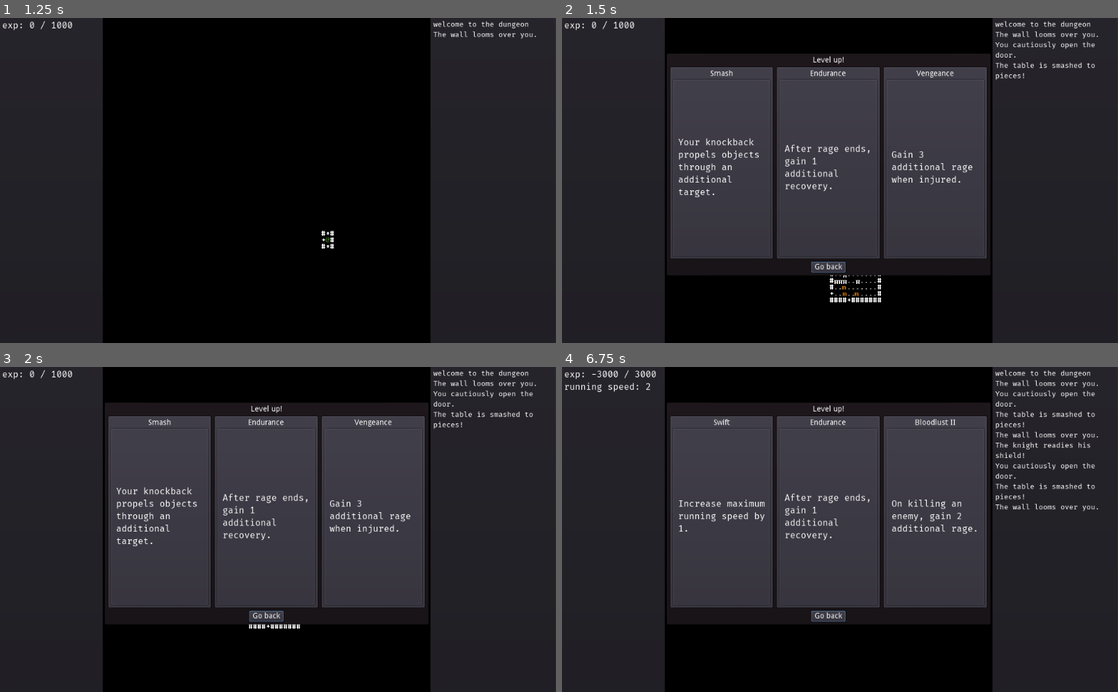
Above: before the commit, frames 1-4 (two rows, left to right).
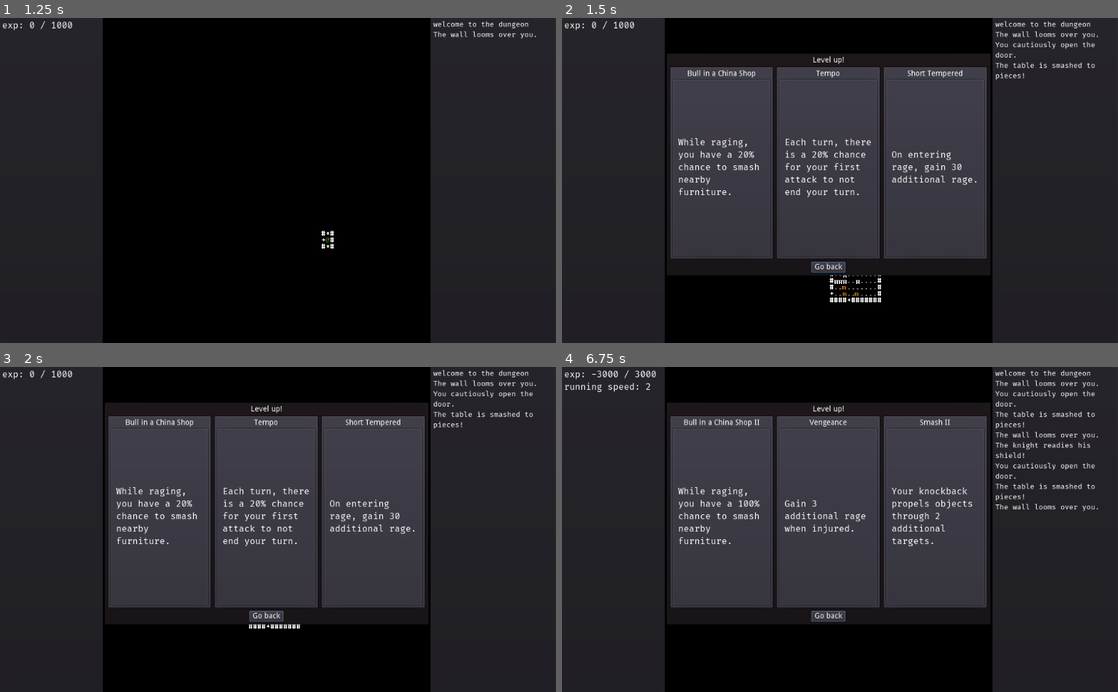
Above: after the commit, the same moments.

Repository: redxaxder/7DRL2022
Game: Godot game, scene res://scenes/root.tscn
Two runs of this game, one before a commit and one after it. Both use one fixed random seed, a clock stepped at 60 frames per second and the inputs below.
Inputs (mouse positions are in pixels of both pictures, inside the frame that each line leads up to):
- Up to frame 1 (1.25 s): tap Space (action) at 0.5 s; hold Right (right) from 0.53 s (still down); hold Space (action) from 0.53 s (still down)
- Up to frame 2 (1.5 s): release Right (right) at 1.28 s; release Space (action) at 1.28 s; hold Down (down) from 1.28 s (still down); tap Enter (level_up) at 1.35 s
- Up to frame 3 (2 s): keep holding Down (down)
- Up to frame 4 (6.75 s): release Down (down) at 2 s; click (723, 516) at 2 s, where only the run after the commit has a clickable "While raging, you have a 20% …"; hold Right (right) 2.78-3.53 s; hold . (pass) 2.78-3.53 s; tap Space (action) at 3.5, 3.6, 5 s; hold Up (up) 3.53-4.28 s; tap Enter (level_up) at 4.25, 6.6 s; hold Enter (level_up) 4.28-5.03 s; hold Left (left) 4.28-5.78 s; tap . (pass) at 5.1 s; hold Down (down) 5.78-6.53 s; hold Space (action) 5.78-6.53 s; hold Right (right) from 6.53 s (still down)

Frame 1 is identical in both runs. In frame 2, 2.1% of the frame differs, in the area x 20-75%, y 16-56%; in frame 3, 2.1%; in frame 4, 1.8%.

Commit message:
overrun

Diff:
--- a/lib/perk.gd
+++ b/lib/perk.gd
@@ -6,7 +6,7 @@
 var perk_type: int
 var description: String
 
-enum PERK_TYPE{ SHORT_TEMPERED, BLOODLUST, VENGEANCE, ENDURANCE, POWER_ATTACK, SECOND_WIND, TEMPO, SWIFT, CHINA }
+enum PERK_TYPE{ SHORT_TEMPERED, BLOODLUST, VENGEANCE, ENDURANCE, POWER_ATTACK, SECOND_WIND, TEMPO, SWIFT, CHINA, OVERRUN }
 
 func evolve_perk() -> bool:
 	return false
--- /dev/null
+++ b/lib/perks/overrun.gd
@@ -0,0 +1,14 @@
+extends Perk
+
+var bonus: int
+
+func _init():
+	perk_type = PERK_TYPE.OVERRUN
+	config()
+
+func evolve_perk() -> bool:
+	return false
+
+func config():
+	title = "Overrun"
+	description = "Break into a run after attacking."
--- a/project.godot
+++ b/project.godot
@@ -165,84 +165,84 @@
 
 ui_select={
 "deadzone": 0.5,
-"events": [ Object(InputEventKey,"resource_local_to_scene":false,"resource_name":"","device":0,"alt":false,"shift":false,"control":false,"meta":false,"command":false,"pressed":false,"scancode":32,"physical_scancode":0,"unicode":0,"echo":false,"script":null)
+"events": [ Object(InputEventKey,"resource_local_to_scene":false,"resource_name":"","device":0,"alt":false,"shift":false,"control":false,"meta":false,"command":false,"pressed":false,"scancode":32,"unicode":0,"echo":false,"script":null)
 , Object(InputEventJoypadButton,"resource_local_to_scene":false,"resource_name":"","device":0,"button_index":3,"pressure":0.0,"pressed":false,"script":null)
-, Object(InputEventKey,"resource_local_to_scene":false,"resource_name":"","device":0,"alt":false,"shift":false,"control":false,"meta":false,"command":false,"pressed":false,"scancode":16777221,"physical_scancode":0,"unicode":0,"echo":false,"script":null)
+, Object(InputEventKey,"resource_local_to_scene":false,"resource_name":"","device":0,"alt":false,"shift":false,"control":false,"meta":false,"command":false,"pressed":false,"scancode":16777221,"unicode":0,"echo":false,"script":null)
  ]
 }
 ui_left={
 "deadzone": 0.5,
-"events": [ Object(InputEventKey,"resource_local_to_scene":false,"resource_name":"","device":0,"alt":false,"shift":false,"control":false,"meta":false,"command":false,"pressed":false,"scancode":16777231,"physical_scancode":0,"unicode":0,"echo":false,"script":null)
+"events": [ Object(InputEventKey,"resource_local_to_scene":false,"resource_name":"","device":0,"alt":false,"shift":false,"control":false,"meta":false,"command":false,"pressed":false,"scancode":16777231,"unicode":0,"echo":false,"script":null)
 , Object(InputEventJoypadButton,"resource_local_to_scene":false,"resource_name":"","device":0,"button_index":14,"pressure":0.0,"pressed":false,"script":null)
-, Object(InputEventKey,"resource_local_to_scene":false,"resource_name":"","device":0,"alt":false,"shift":false,"control":false,"meta":false,"command":false,"pressed":false,"scancode":65,"physical_scancode":0,"unicode":0,"echo":false,"script":null)
-, Object(InputEventKey,"resource_local_to_scene":false,"resource_name":"","device":0,"alt":false,"shift":false,"control":false,"meta":false,"command":false,"pressed":false,"scancode":72,"physical_scancode":0,"unicode":0,"echo":false,"script":null)
+, Object(InputEventKey,"resource_local_to_scene":false,"resource_name":"","device":0,"alt":false,"shift":false,"control":false,"meta":false,"command":false,"pressed":false,"scancode":65,"unicode":0,"echo":false,"script":null)
+, Object(InputEventKey,"resource_local_to_scene":false,"resource_name":"","device":0,"alt":false,"shift":false,"control":false,"meta":false,"command":false,"pressed":false,"scancode":72,"unicode":0,"echo":false,"script":null)
  ]
 }
 ui_right={
 "deadzone": 0.5,
-"events": [ Object(InputEventKey,"resource_local_to_scene":false,"resource_name":"","device":0,"alt":false,"shift":false,"control":false,"meta":false,"command":false,"pressed":false,"scancode":16777233,"physical_scancode":0,"unicode":0,"echo":false,"script":null)
+"events": [ Object(InputEventKey,"resource_local_to_scene":false,"resource_name":"","device":0,"alt":false,"shift":false,"control":false,"meta":false,"command":false,"pressed":false,"scancode":16777233,"unicode":0,"echo":false,"script":null)
 , Object(InputEventJoypadButton,"resource_local_to_scene":false,"resource_name":"","device":0,"button_index":15,"pressure":0.0,"pressed":false,"script":null)
-, Object(InputEventKey,"resource_local_to_scene":false,"resource_name":"","device":0,"alt":false,"shift":false,"control":false,"meta":false,"command":false,"pressed":false,"scancode":68,"physical_scancode":0,"unicode":0,"echo":false,"script":null)
-, Object(InputEventKey,"resource_local_to_scene":false,"resource_name":"","device":0,"alt":false,"shift":false,"control":false,"meta":false,"command":false,"pressed":false,"scancode":76,"physical_scancode":0,"unicode":0,"echo":false,"script":null)
+, Object(InputEventKey,"resource_local_to_scene":false,"resource_name":"","device":0,"alt":false,"shift":false,"control":false,"meta":false,"command":false,"pressed":false,"scancode":68,"unicode":0,"echo":false,"script":null)
+, Object(InputEventKey,"resource_local_to_scene":false,"resource_name":"","device":0,"alt":false,"shift":false,"control":false,"meta":false,"command":false,"pressed":false,"scancode":76,"unicode":0,"echo":false,"script":null)
  ]
 }
 ui_up={
 "deadzone": 0.5,
-"events": [ Object(InputEventKey,"resource_local_to_scene":false,"resource_name":"","device":0,"alt":false,"shift":false,"control":false,"meta":false,"command":false,"pressed":false,"scancode":16777232,"physical_scancode":0,"unicode":0,"echo":false,"script":null)
+"events": [ Object(InputEventKey,"resource_local_to_scene":false,"resource_name":"","device":0,"alt":false,"shift":false,"control":false,"meta":false,"command":false,"pressed":false,"scancode":16777232,"unicode":0,"echo":false,"script":null)
 , Object(InputEventJoypadButton,"resource_local_to_scene":false,"resource_name":"","device":0,"button_index":12,"pressure":0.0,"pressed":false,"script":null)
-, Object(InputEventKey,"resource_local_to_scene":false,"resource_name":"","device":0,"alt":false,"shift":false,"control":false,"meta":false,"command":false,"pressed":false,"scancode":87,"physical_scancode":0,"unicode":0,"echo":false,"script":null)
-, Object(InputEventKey,"resource_local_to_scene":false,"resource_name":"","device":0,"alt":false,"shift":false,"control":false,"meta":false,"command":false,"pressed":false,"scancode":75,"physical_scancode":0,"unicode":0,"echo":false,"script":null)
+, Object(InputEventKey,"resource_local_to_scene":false,"resource_name":"","device":0,"alt":false,"shift":false,"control":false,"meta":false,"command":false,"pressed":false,"scancode":87,"unicode":0,"echo":false,"script":null)
+, Object(InputEventKey,"resource_local_to_scene":false,"resource_name":"","device":0,"alt":false,"shift":false,"control":false,"meta":false,"command":false,"pressed":false,"scancode":75,"unicode":0,"echo":false,"script":null)
  ]
 }
 ui_down={
 "deadzone": 0.5,
-"events": [ Object(InputEventKey,"resource_local_to_scene":false,"resource_name":"","device":0,"alt":false,"shift":false,"control":false,"meta":false,"command":false,"pressed":false,"scancode":16777234,"physical_scancode":0,"unicode":0,"echo":false,"script":null)
+"events": [ Object(InputEventKey,"resource_local_to_scene":false,"resource_name":"","device":0,"alt":false,"shift":false,"control":false,"meta":false,"command":false,"pressed":false,"scancode":16777234,"unicode":0,"echo":false,"script":null)
 , Object(InputEventJoypadButton,"resource_local_to_scene":false,"resource_name":"","device":0,"button_index":13,"pressure":0.0,"pressed":false,"script":null)
-, Object(InputEventKey,"resource_local_to_scene":false,"resource_name":"","device":0,"alt":false,"shift":false,"control":false,"meta":false,"command":false,"pressed":false,"scancode":83,"physical_scancode":0,"unicode":0,"echo":false,"script":null)
-, Object(InputEventKey,"resource_local_to_scene":false,"resource_name":"","device":0,"alt":false,"shift":false,"control":false,"meta":false,"command":false,"pressed":false,"scancode":74,"physical_scancode":0,"unicode":0,"echo":false,"script":null)
+, Object(InputEventKey,"resource_local_to_scene":false,"resource_name":"","device":0,"alt":false,"shift":false,"control":false,"meta":false,"command":false,"pressed":false,"scancode":83,"unicode":0,"echo":false,"script":null)
+, Object(InputEventKey,"resource_local_to_scene":false,"resource_name":"","device":0,"alt":false,"shift":false,"control":false,"meta":false,"command":false,"pressed":false,"scancode":74,"unicode":0,"echo":false,"script":null)
  ]
 }
 up={
 "deadzone": 0.5,
-"events": [ Object(InputEventKey,"resource_local_to_scene":false,"resource_name":"","device":0,"alt":false,"shift":false,"control":false,"meta":false,"command":false,"pressed":false,"scancode":16777232,"physical_scancode":0,"unicode":0,"echo":false,"script":null)
-, Object(InputEventKey,"resource_local_to_scene":false,"resource_name":"","device":0,"alt":false,"shift":false,"control":false,"meta":false,"command":false,"pressed":false,"scancode":75,"physical_scancode":0,"unicode":0,"echo":false,"script":null)
-, Object(InputEventKey,"resource_local_to_scene":false,"resource_name":"","device":0,"alt":false,"shift":false,"control":false,"meta":false,"command":false,"pressed":false,"scancode":87,"physical_scancode":0,"unicode":0,"echo":false,"script":null)
+"events": [ Object(InputEventKey,"resource_local_to_scene":false,"resource_name":"","device":0,"alt":false,"shift":false,"control":false,"meta":false,"command":false,"pressed":false,"scancode":16777232,"unicode":0,"echo":false,"script":null)
+, Object(InputEventKey,"resource_local_to_scene":false,"resource_name":"","device":0,"alt":false,"shift":false,"control":false,"meta":false,"command":false,"pressed":false,"scancode":75,"unicode":0,"echo":false,"script":null)
+, Object(InputEventKey,"resource_local_to_scene":false,"resource_name":"","device":0,"alt":false,"shift":false,"control":false,"meta":false,"command":false,"pressed":false,"scancode":87,"unicode":0,"echo":false,"script":null)
  ]
 }
 down={
 "deadzone": 0.5,
-"events": [ Object(InputEventKey,"resource_local_to_scene":false,"resource_name":"","device":0,"alt":false,"shift":false,"control":false,"meta":false,"command":false,"pressed":false,"scancode":16777234,"physical_scancode":0,"unicode":0,"echo":false,"script":null)
-, Object(InputEventKey,"resource_local_to_scene":false,"resource_name":"","device":0,"alt":false,"shift":false,"control":false,"meta":false,"command":false,"pressed":false,"scancode":74,"physical_scancode":0,"unicode":0,"echo":false,"script":null)
-, Object(InputEventKey,"resource_local_to_scene":false,"resource_name":"","device":0,"alt":false,"shift":false,"control":false,"meta":false,"command":false,"pressed":false,"scancode":83,"physical_scancode":0,"unicode":0,"echo":false,"script":null)
+"events": [ Object(InputEventKey,"resource_local_to_scene":false,"resource_name":"","device":0,"alt":false,"shift":false,"control":false,"meta":false,"command":false,"pressed":false,"scancode":16777234,"unicode":0,"echo":false,"script":null)
+, Object(InputEventKey,"resource_local_to_scene":false,"resource_name":"","device":0,"alt":false,"shift":false,"control":false,"meta":false,"command":false,"pressed":false,"scancode":74,"unicode":0,"echo":false,"script":null)
+, Object(InputEventKey,"resource_local_to_scene":false,"resource_name":"","device":0,"alt":false,"shift":false,"control":false,"meta":false,"command":false,"pressed":false,"scancode":83,"unicode":0,"echo":false,"script":null)
  ]
 }
 left={
 "deadzone": 0.5,
-"events": [ Object(InputEventKey,"resource_local_to_scene":false,"resource_name":"","device":0,"alt":false,"shift":false,"control":false,"meta":false,"command":false,"pressed":false,"scancode":16777231,"physical_scancode":0,"unicode":0,"echo":false,"script":null)
-, Object(InputEventKey,"resource_local_to_scene":false,"resource_name":"","device":0,"alt":false,"shift":false,"control":false,"meta":false,"command":false,"pressed":false,"scancode":72,"physical_scancode":0,"unicode":0,"echo":false,"script":null)
-, Object(InputEventKey,"resource_local_to_scene":false,"resource_name":"","device":0,"alt":false,"shift":false,"control":false,"meta":false,"command":false,"pressed":false,"scancode":65,"physical_scancode":0,"unicode":0,"echo":false,"script":null)
+"events": [ Object(InputEventKey,"resource_local_to_scene":false,"resource_name":"","device":0,"alt":false,"shift":false,"control":false,"meta":false,"command":false,"pressed":false,"scancode":16777231,"unicode":0,"echo":false,"script":null)
+, Object(InputEventKey,"resource_local_to_scene":false,"resource_name":"","device":0,"alt":false,"shift":false,"control":false,"meta":false,"command":false,"pressed":false,"scancode":72,"unicode":0,"echo":false,"script":null)
+, Object(InputEventKey,"resource_local_to_scene":false,"resource_name":"","device":0,"alt":false,"shift":false,"control":false,"meta":false,"command":false,"pressed":false,"scancode":65,"unicode":0,"echo":false,"script":null)
  ]
 }
 right={
 "deadzone": 0.5,
-"events": [ Object(InputEventKey,"resource_local_to_scene":false,"resource_name":"","device":0,"alt":false,"shift":false,"control":false,"meta":false,"command":false,"pressed":false,"scancode":16777233,"physical_scancode":0,"unicode":0,"echo":false,"script":null)
-, Object(InputEventKey,"resource_local_to_scene":false,"resource_name":"","device":0,"alt":false,"shift":false,"control":false,"meta":false,"command":false,"pressed":false,"scancode":76,"physical_scancode":0,"unicode":0,"echo":false,"script":null)
-, Object(InputEventKey,"resource_local_to_scene":false,"resource_name":"","device":0,"alt":false,"shift":false,"control":false,"meta":false,"command":false,"pressed":false,"scancode":68,"physical_scancode":0,"unicode":0,"echo":false,"script":null)
+"events": [ Object(InputEventKey,"resource_local_to_scene":false,"resource_name":"","device":0,"alt":false,"shift":false,"control":false,"meta":false,"command":false,"pressed":false,"scancode":16777233,"unicode":0,"echo":false,"script":null)
+, Object(InputEventKey,"resource_local_to_scene":false,"resource_name":"","device":0,"alt":false,"shift":false,"control":false,"meta":false,"command":false,"pressed":false,"scancode":76,"unicode":0,"echo":false,"script":null)
+, Object(InputEventKey,"resource_local_to_scene":false,"resource_name":"","device":0,"alt":false,"shift":false,"control":false,"meta":false,"command":false,"pressed":false,"scancode":68,"unicode":0,"echo":false,"script":null)
  ]
 }
 pass={
 "deadzone": 0.5,
-"events": [ Object(InputEventKey,"resource_local_to_scene":false,"resource_name":"","device":0,"alt":false,"shift":false,"control":false,"meta":false,"command":false,"pressed":false,"scancode":46,"physical_scancode":0,"unicode":0,"echo":false,"script":null)
+"events": [ Object(InputEventKey,"resource_local_to_scene":false,"resource_name":"","device":0,"alt":false,"shift":false,"control":false,"meta":false,"command":false,"pressed":false,"scancode":46,"unicode":0,"echo":false,"script":null)
  ]
 }
 action={
 "deadzone": 0.5,
-"events": [ Object(InputEventKey,"resource_local_to_scene":false,"resource_name":"","device":0,"alt":false,"shift":false,"control":false,"meta":false,"command":false,"pressed":false,"scancode":32,"physical_scancode":0,"unicode":0,"echo":false,"script":null)
+"events": [ Object(InputEventKey,"resource_local_to_scene":false,"resource_name":"","device":0,"alt":false,"shift":false,"control":false,"meta":false,"command":false,"pressed":false,"scancode":32,"unicode":0,"echo":false,"script":null)
  ]
 }
 level_up={
 "deadzone": 0.5,
-"events": [ Object(InputEventKey,"resource_local_to_scene":false,"resource_name":"","device":0,"alt":false,"shift":false,"control":false,"meta":false,"command":false,"pressed":false,"scancode":16777221,"physical_scancode":0,"unicode":0,"echo":false,"script":null)
+"events": [ Object(InputEventKey,"resource_local_to_scene":false,"resource_name":"","device":0,"alt":false,"shift":false,"control":false,"meta":false,"command":false,"pressed":false,"scancode":16777221,"unicode":0,"echo":false,"script":null)
  ]
 }
 
--- a/scenes/level_up_modal.gd
+++ b/scenes/level_up_modal.gd
@@ -13,6 +13,7 @@
 	preload("res://lib/perks/tempo.gd").new(),
 	preload("res://lib/perks/swift.gd").new(),
 	preload("res://lib/perks/chinabull.gd").new(),
+	preload("res://lib/perks/overrun.gd").new(),
 	]
 
 func _ready():
--- a/scenes/run.gd
+++ b/scenes/run.gd
@@ -96,11 +96,13 @@
 			did_attack = pc.try_attack(dir)
 			acted = did_attack
 			if did_attack:
-				pc.run_speed = 1
+				pc.stop_run()
+				if overrun_perk:
+					pc.run_dir = dir
+					update_status()
 		if dir >= 0 && !acted:
 			acted = pc.try_kick_furniture(dir)
-		if acted: # stop running after  kick
-			pc.stop_run()
+			if acted: pc.stop_run()
 		if dir >= 0 && !acted:
 			acted = pc.try_move(dir)
 			if acted:
@@ -137,8 +139,6 @@
 		status_text += "Press enter to level up\n"
 	if pc.next_run_speed() > 1:
 		status_text += "running speed: {0}\n".format([pc.next_run_speed()])
-#	else:
-#		status_text += "running speed: 1\n"
 	if pc.pickup != null || pc.weapon != null:
 		status_text += "holding:\n"
 		if pc.pickup != null && !pc.southpaw:
@@ -191,6 +191,8 @@
 	match p.perk_type:
 		p.PERK_TYPE.TEMPO:
 			tempo_chance += p.bonus
+		p.PERK_TYPE.OVERRUN:
+			overrun_perk = true
 		_:
 			pass
 
--- a/sprites/pc.gd
+++ b/sprites/pc.gd
@@ -257,7 +257,7 @@
 				for d in [Dir.DIR.UP, Dir.DIR.DOWN, Dir.DIR.LEFT, Dir.DIR.RIGHT]:
 					if randi()%100 < furniture_smash_chance:
 						try_kick_furniture(d)
-		if ran >= run_dist:
+		if ran >= run_dist || dir != run_dir:
 			run_speed = run_dist
 			run_dir = dir
 			update()
@@ -393,6 +393,8 @@
 				immune_limp = true
 		p.PERK_TYPE.CHINA:
 			furniture_smash_chance += p.bonus
+		p.PERK_TYPE.OVERRUN:
+			overrun_perk = true
 		_:
 			pass
 	var second_wind_recovery = float(second_wind_bonus) / 100.0
